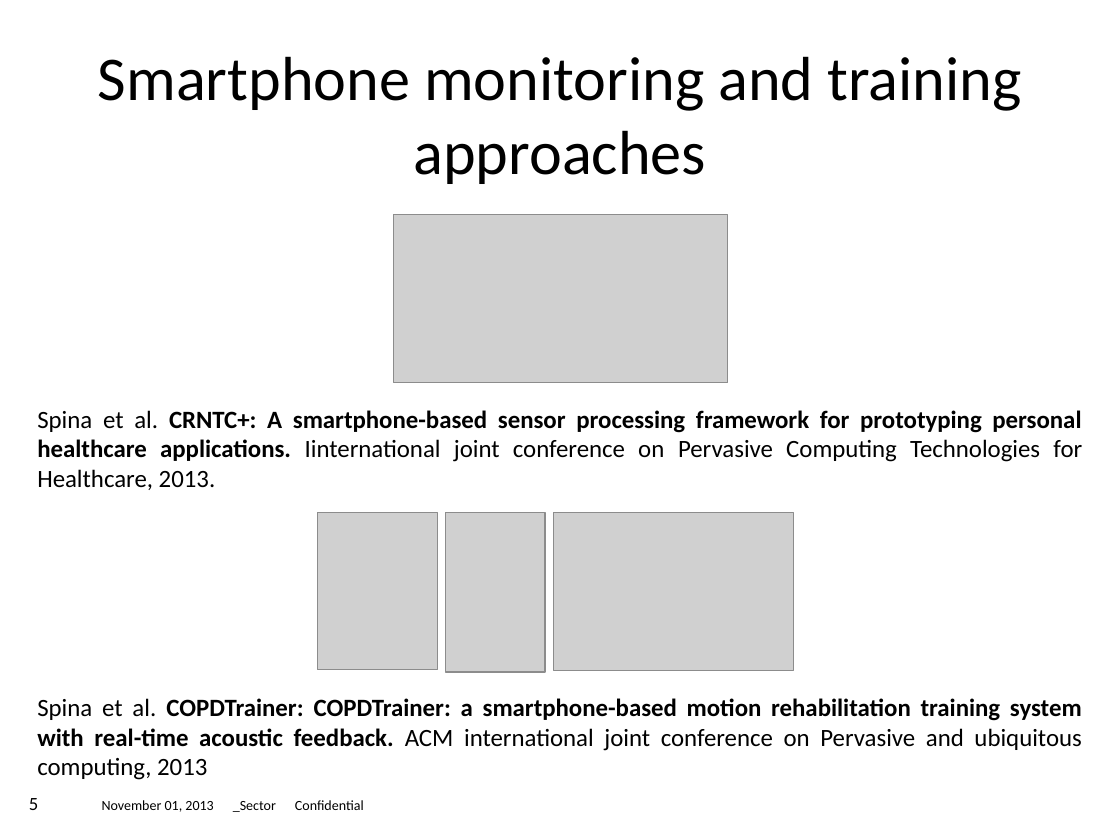
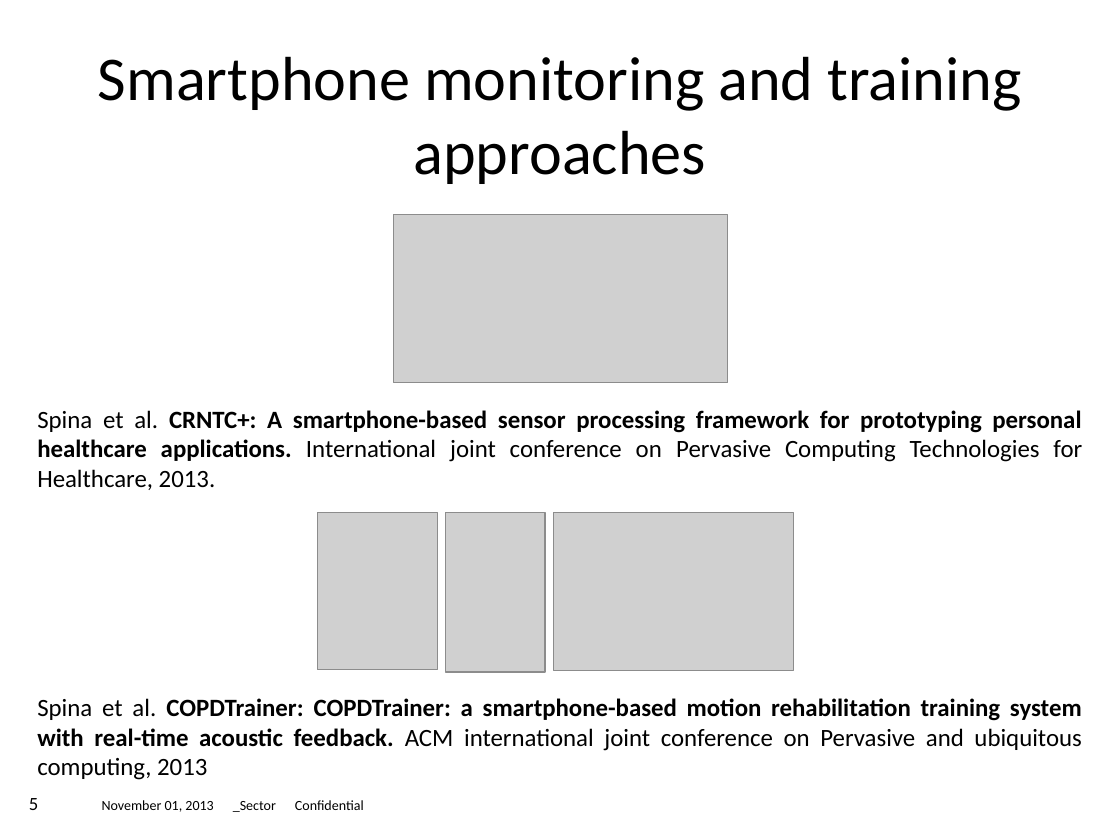
Before and after one commit to gabboshow/Thesis, a slide deck: slide 5 of Plan/Thesis_overview.pptx. Drawn at 1120x840 pixels with LibreOffice and Linux fonts; fonts in the diff are those of the drawing; grey boxes stand for pictures. Boxes give left, top, right and bottom in pixels: in the first picture for what was removed or moved away, otherwise in the second. Text is boxed around its words. In the diff, an @@ line names an element or a change of style, - is before the commit and + after.

```diff
--- a/Plan/Thesis_overview.pptx
+++ b/Plan/Thesis_overview.pptx
@@ text at [37,410,1082,490]: text changed @@
-Spina et al. CRNTC+: A smartphone-based sensor processing framework for prototyping personal healthcare applications. Iinternational joint conference on Pervasive Computing Technologies for Healthcare, 2013.
+Spina et al. CRNTC+: A smartphone-based sensor processing framework for prototyping personal healthcare applications. International joint conference on Pervasive Computing Technologies for Healthcare, 2013.
```
Also in this commit, not shown: 1 other slide changed, 1 other file.
